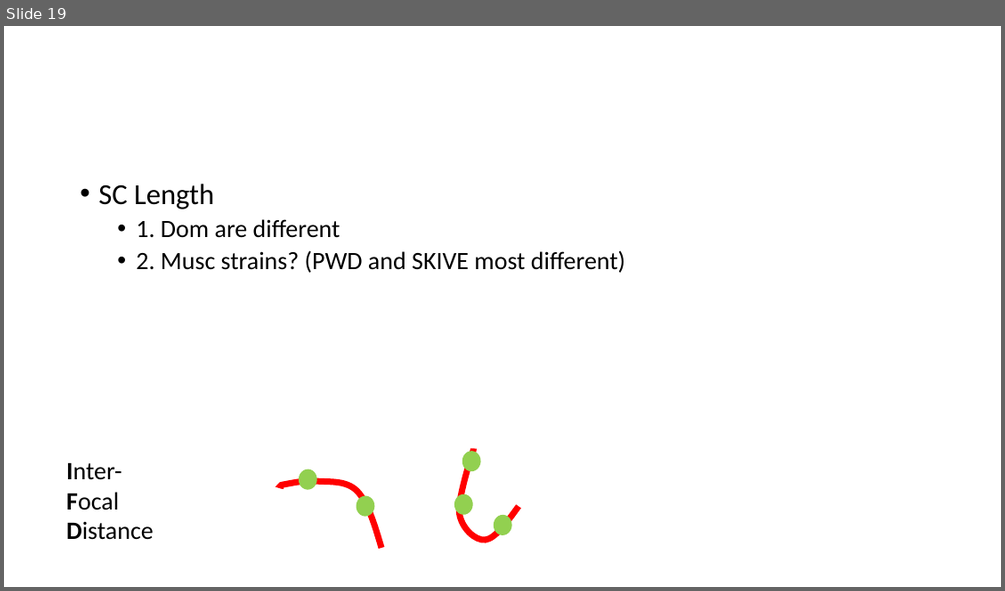
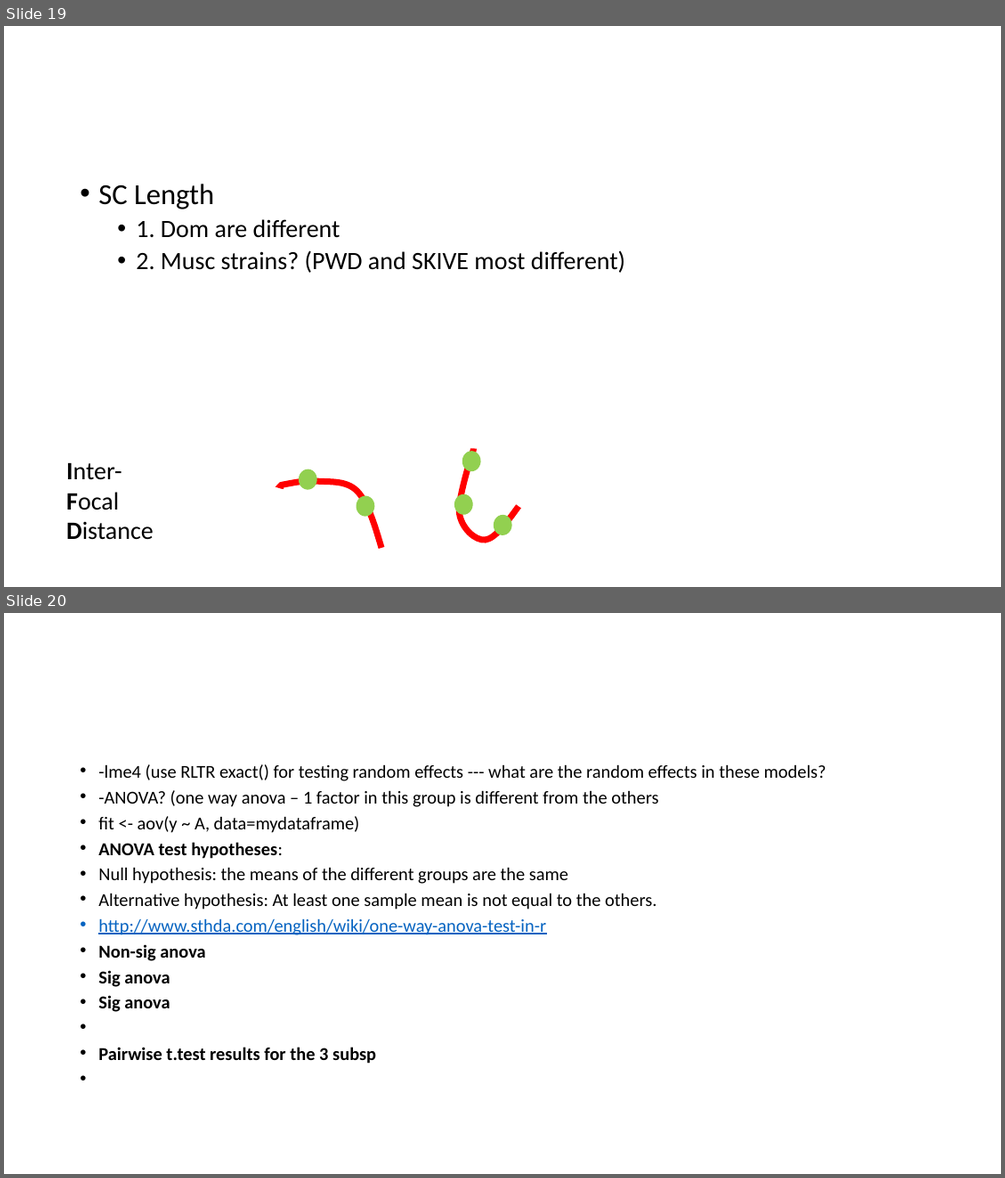
Before and after one commit to petersoapes/MLH1repo, a slide deck: AP_labMeeting_2.12.20.pptx. Shown one above the other, each under a label of ours: slide 19 before the commit, slides 19 and 20 after it. The pictures are 1005x591 and 1005x1178 pixels, drawn with LibreOffice and Linux fonts; fonts in the diff are those of the drawing. Boxes give left, top, right and bottom in pixels: in the first picture for what was removed or moved away, otherwise in the second. Text is boxed around its words. In the diff, an @@ line names an element or a change of style, - is before the commit and + after.

```diff
--- a/AP_labMeeting_2.12.20.pptx
+++ b/AP_labMeeting_2.12.20.pptx
@@ slide 20 added at [4, 613, 1001, 1174], background #FFFFFF @@
@@ text added at [98, 764, 826, 1063], 17.5 pt, text #000000 @@
+• -lme4 (use RLTR exact() for testing random effects --- what are the random effects in these models?
+• -ANOVA? (one way anova – 1 factor in this group is different from the others
+• fit <- aov(y ~ A, data=mydataframe)
+• ANOVA test hypotheses:
+• Null hypothesis: the means of the different groups are the same
+• Alternative hypothesis: At least one sample mean is not equal to the others.
+• http://www.sthda.com/english/wiki/one-way-anova-test-in-r
+• Non-sig anova
+• Sig anova
+• Sig anova
+• Pairwise t.test results for the 3 subsp
```
Also in this commit, not shown: 2 other files.
